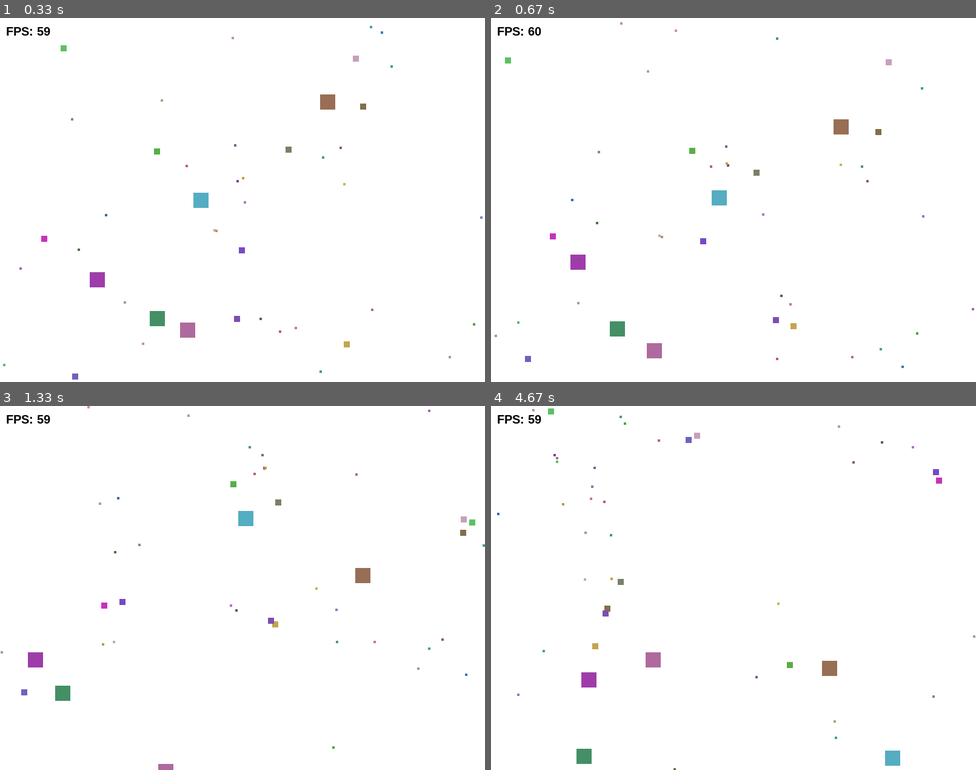
Above: before the commit, frames 1-4 (two rows, left to right).
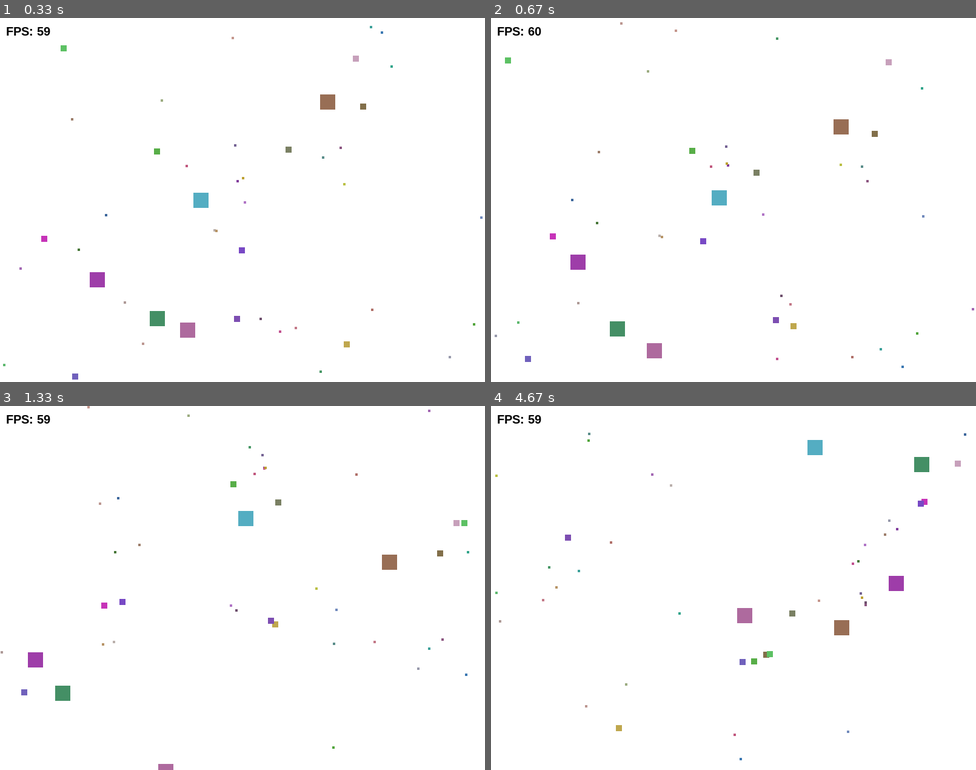
Above: after the commit, the same moments.

Repository: demod-s-tmg/lab8-pygame
Game: pygame game, started from main.py
Same seed, same stepped clock (60 frames per second), same inputs: the game is played once before the commit and once after it.
Inputs:
- Up to frame 1 (0.33 s): no input
- Up to frame 2 (0.67 s): no input
- Up to frame 3 (1.33 s): no input
- Up to frame 4 (4.67 s): no input

Frame 1 is identical in both runs. In frame 2, less than 0.1% of the frame differs, in the area x 78-81%, y 30-33%; in frame 3, 0.4%; in frame 4, 1.9%, in the area x 0-100%, y 0-100%.

Commit message:
exam: q6 - eating++

Diff:
--- a/main.py
+++ b/main.py
@@ -215,6 +215,17 @@
                 if squares[i].check_collision(squares[j]):
                     if squares[i].size > squares[j].size:
                         prey_old_size = squares[j].size
+                        new_size = math.sqrt(squares[i].size**2 + prey_old_size**2)
+
+                        squares[i].size = min(new_size, 150)
+                        t = (squares[i].size - MIN_SIZE) / (MAX_SIZE - MIN_SIZE)
+                        computed_speed = V_MAX - t * (V_MAX - V_MIN)
+                        squares[i].max_speed = max(computed_speed, 20)
+
+                        current_mag = math.hypot(squares[i].vx, squares[i].vy)
+                        if current_mag > 0:
+                            squares[i].vx = (squares[i].vx / current_mag) * squares[i].max_speed
+                            squares[i].vy = (squares[i].vy / current_mag) * squares[i].max_speed
                         squares[j] = create_fixed_square(prey_old_size)
 
         for square in squares:
Not shown, changed: MY_EXAM.md
